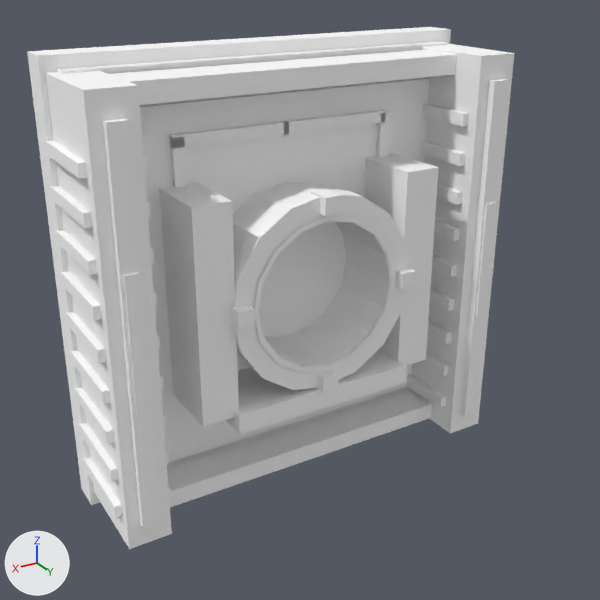
Before and after pictures for a commit that changed the OBJ model src/main/resources/assets/jsgzpm/models/block/ancient_zpm_column.obj.
Camera for both pictures: a 50 mm lens placed at (1.344, 0.603, 1.155), pointed at (0.551, -0.72, 0.494). The axes (+X, +Y, +Z) are drawn at lower left. The lights are the same throughout. The older version comes first. Where no turn or scale is listed for an object, it has been applied to the vertices.

Objects in the first picture: 'ancient_hardware'.
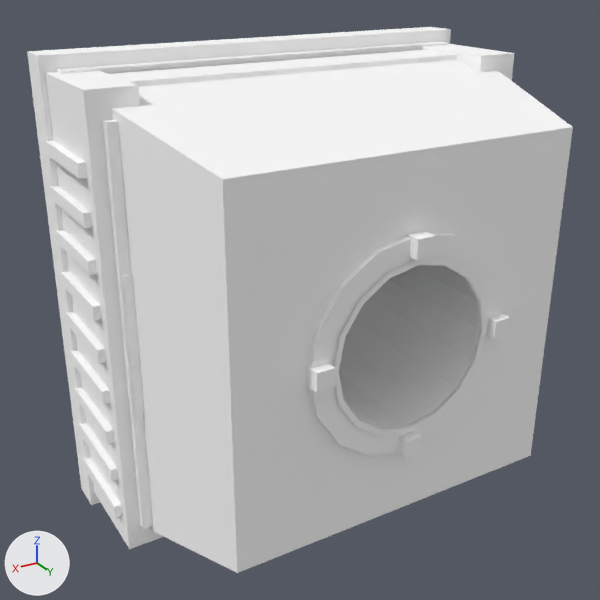
Where the change shows, as pixel boxes (x1, y1, x2, y2) in the pictures (600 x 600 px; the box of a moved part takes in the faces that stretch with it):
'ancient_hardware', reshaped (12% wider): before (27, 27, 514, 549); after (27, 27, 573, 573)
part 1 of me_ancient_hardware, added: after (334, 259, 486, 436)
part 2 of me_ancient_hardware, moved or reshaped: before (310, 189, 341, 216); after (406, 231, 435, 260)
part 3 of me_ancient_hardware, moved or reshaped: before (396, 268, 416, 290); after (486, 313, 510, 339)
part 4 of me_ancient_hardware, moved or reshaped: before (230, 305, 255, 330); after (398, 431, 422, 458)
part 5 of me_ancient_hardware, added: after (111, 59, 573, 573)
part 6 of me_ancient_hardware, deleted: before (226, 350, 407, 434)
part 7 of me_ancient_hardware, moved or reshaped: before (159, 153, 438, 427); after (306, 233, 501, 456)

What the commit changed:
me_ancient_hardware is used by ob_ancient_hardware; location (0.0, 0.0, 0.0).
me_ancient_hardware had 474 vertices, 374 faces and spanned x 0.031..0.969, y -0.985..-0.679, z 0.025..0.975.
me_ancient_hardware now has 499 vertices, 404 faces and spans x 0.031..0.969, y -0.985..-0.4, z 0.025..0.975.
me_ancient_hardware part 1: the loose piece of 32 vertices spanning x 0.331..0.669, y -0.696, z 0.331..0.669 is copied, and the copy is moved by (0.0, 0.28, 0.0); it spans x 0.331..0.669, y -0.416, z 0.331..0.669.
me_ancient_hardware part 2: the loose piece of 8 vertices spanning x 0.482..0.518, y -0.735..-0.68, z 0.675..0.711 is moved by (0.0, 0.28, 0.0).
me_ancient_hardware part 3: the loose piece of 8 vertices spanning x 0.289..0.325, y -0.735..-0.68, z 0.482..0.518 is moved by (0.0, 0.28, 0.0).
me_ancient_hardware part 4: the loose piece of 8 vertices spanning x 0.675..0.711, y -0.735..-0.68, z 0.482..0.518 is moved by (-0.193, 0.28, -0.193).
me_ancient_hardware part 5: a new loose piece of 49 vertices spanning x 0.06..0.94, y -0.815..-0.432, z 0.06..0.94.
me_ancient_hardware part 6: the loose piece of 8 vertices spanning x 0.29..0.71, y -0.9..-0.69, z 0.245..0.29 is deleted.
Part 7, on me_ancient_hardware:
111 vertices are removed from x 0.22..0.78, y -0.9..-0.68, z 0.275..0.725.
96 faces are deleted.
25 vertices move from x 0.331..0.656, y -0.87..-0.68, z 0.325..0.656 to x 0.304..0.711, y -0.813..-0.455, z 0.344..0.696.
53 vertices are added at x 0.289..0.711, y -0.813..-0.4, z 0.289..0.711.
16 new vertices lie (0.0, 0.38, 0.0) away from vertices in x 0.344..0.656, y -0.87, z 0.344..0.656.
16 new vertices lie (0.0, 0.04, 0.0) away from vertices in x 0.289..0.711, y -0.46, z 0.289..0.711.
12 new vertices lie (0.0, 0.009, 0.0) away from vertices in x 0.319..0.696, y -0.813, z 0.304..0.681.
32 new faces join them, mat_panel (its picture is missing).
62 new faces join them, mat_recess (its picture is missing).
22 new faces join them, mat_trim (its picture is missing).
Other edits to the shape of me_ancient_hardware do not show in these pictures.
